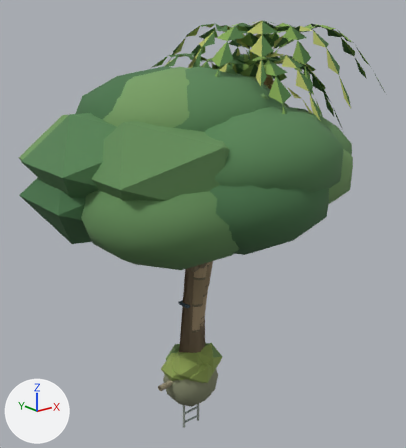
The glTF model public/models/sleep-world.glb as it was, and as the next commit left it.
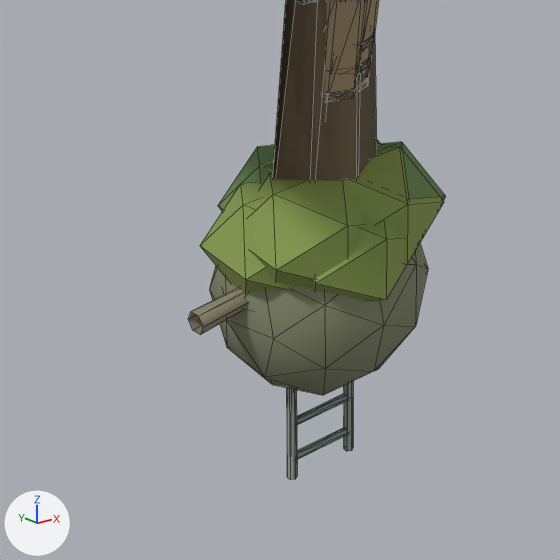
There are two pictures of each version: one whole from a 50 mm camera at (-10.43, -13.71, 10.9) aimed at (0.71, 0.21, 5.33), one close up on the part from 27% to 62% of the width and 69% to 100% of the height. The lights are fixed; the arrows at lower left show +X, +Y and +Z. The older version's two pictures come first. The close-ups show mesh edges as thin lines. Where no turn or scale is listed for an object, it has been applied to the vertices. Vertices at exactly the same position are counted once.

Names of what the first close-up shows: 'bommie-a', 'broadleaf-c', 'driftwood-a', 'jetty-ladder-a', 'palm-a', 'shrub-a', 'shrub-b' and 3 more.
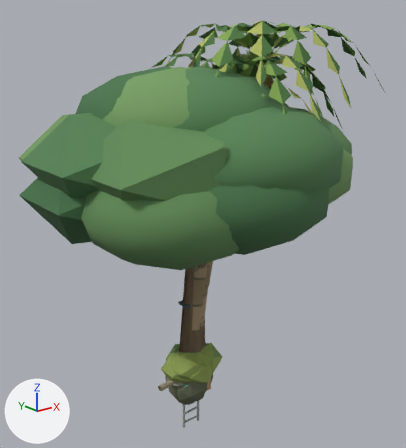
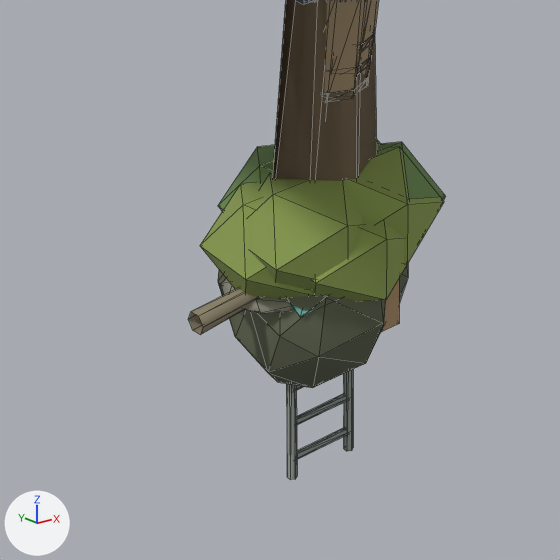
Location of each change, (x1, y1, x2, y2) in pixels of the close-ups (560 x 560 px; the box of a moved part takes in the faces that stretch with it):
'bommie-a', reshaped, recoloured
    before: (209, 244, 428, 395)
    after: (218, 264, 408, 388)
part 1 of me_mesh_11, moved or reshaped
    before: (209, 244, 428, 395)
    after: (218, 264, 408, 388)
part 2 of me_mesh_11, recoloured
    before: (209, 244, 428, 395)
    after: (218, 264, 408, 388)

The change in detail:
me_mesh_11 is used by ob_bommie_a; location (0.0, 0.0, 0.0).
me_mesh_11 had 42 vertices, 80 faces and spanned x -1.0..1.0, y -0.9..0.9, z -1.1..0.9.
me_mesh_11 now has 42 vertices, 80 faces and spans x -0.79..0.99, y -0.89..0.75, z -1.02..0.82.
me_mesh_11 part 1: 42 of 42 vertices moved; they spanned x -1.0..1.0, y -0.9..0.9, z -1.1..0.9 and now span x -0.79..0.99, y -0.89..0.75, z -1.02..0.82; mean shift (0.0, 0.0, 0.0).
me_mesh_11 part 2: 80 faces centred in x -0.89..0.89, y -0.8..0.8, z -0.99..0.79 are repainted in the vertex colours; the middle colour goes from greyish green #808469 to greyish green #5d624d.
